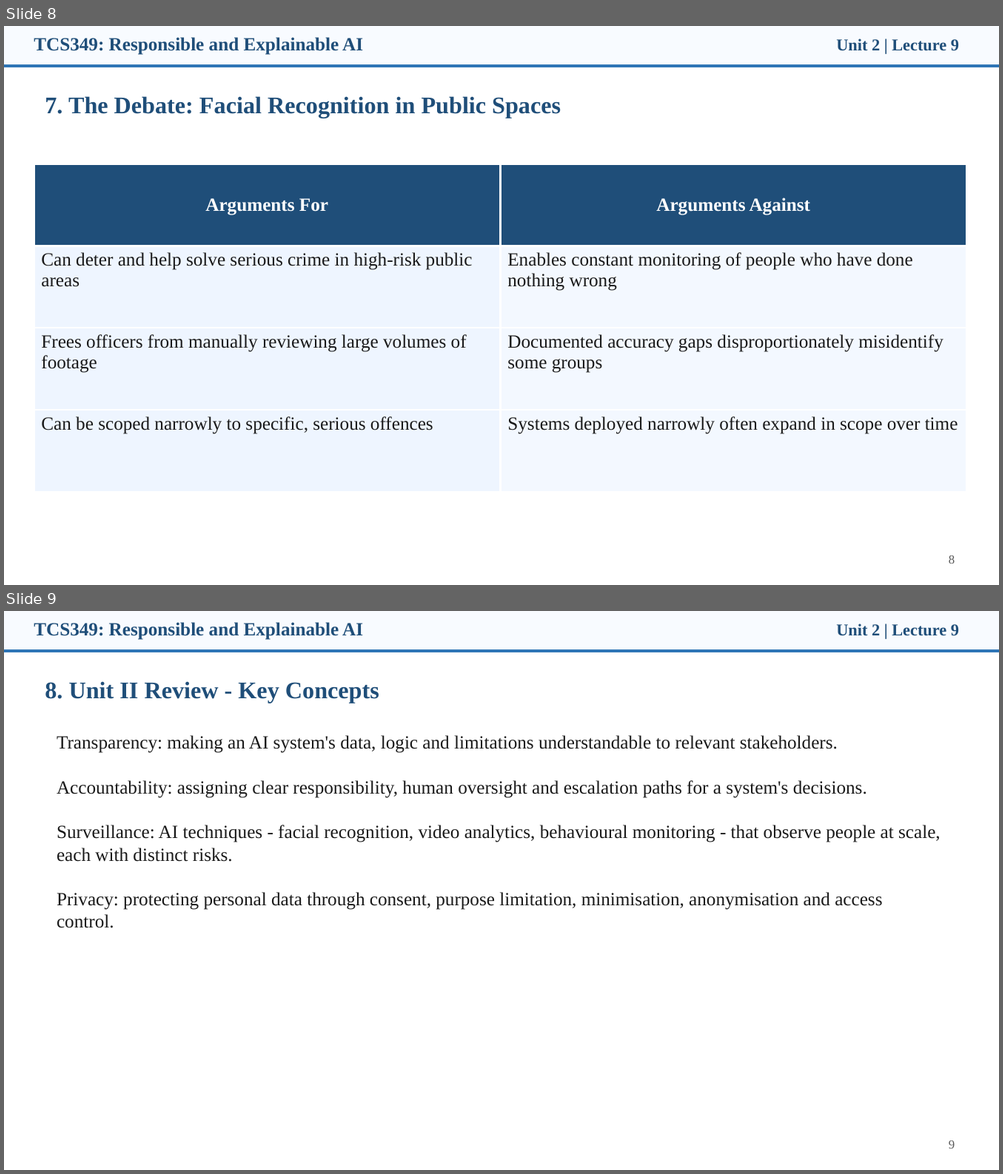
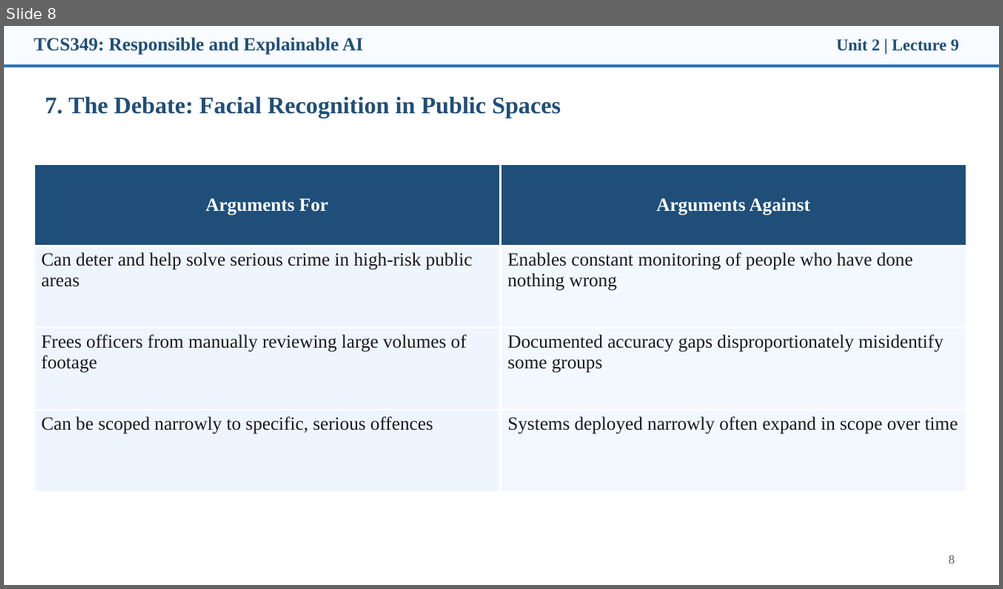
Before and after one commit to manojkaushik/manojkaushik.github.io, a slide deck: assets/TCS349/Unit-2/Lecture9_Security_Privacy_Balance_Review.pptx. Shown one above the other, each under a label of ours: slides 8 and 9 before the commit, slide 8 after it. The pictures are 1003x1174 and 1003x589 pixels, drawn with LibreOffice and Linux fonts; fonts in the diff are those of the drawing. Boxes give left, top, right and bottom in pixels: in the first picture for what was removed or moved away, otherwise in the second. Text is boxed around its words. In the diff, an @@ line names an element or a change of style, - is before the commit and + after.

```diff
--- a/assets/TCS349/Unit-2/Lecture9_Security_Privacy_Balance_Review.pptx
+++ b/assets/TCS349/Unit-2/Lecture9_Security_Privacy_Balance_Review.pptx
@@ slide 9 removed at [4, 611, 999, 1170], background #FFFFFF @@
@@ rectangle removed at [4, 611, 999, 652] @@
@@ text removed at [34, 622, 363, 640] @@
-TCS349: Responsible and Explainable AI
@@ text removed at [836, 624, 959, 636] @@
-Unit 2 | Lecture 9
@@ rectangle removed at [4, 649, 999, 652] @@
@@ text removed at [45, 681, 379, 703] @@
-8. Unit II Review - Key Concepts
@@ text removed at [57, 735, 940, 928] @@
-Transparency: making an AI system's data, logic and limitations understandable to relevant stakeholders.
-Accountability: assigning clear responsibility, human oversight and escalation paths for a system's decisions.
-Surveillance: AI techniques - facial recognition, video analytics, behavioural monitoring - that observe people at scale, each with distinct risks.
-Privacy: protecting personal data through consent, purpose limitation, minimisation, anonymisation and access control.
@@ text removed at [948, 1141, 954, 1149] @@
-9
```
Also in this commit, not shown: 9 other files.
